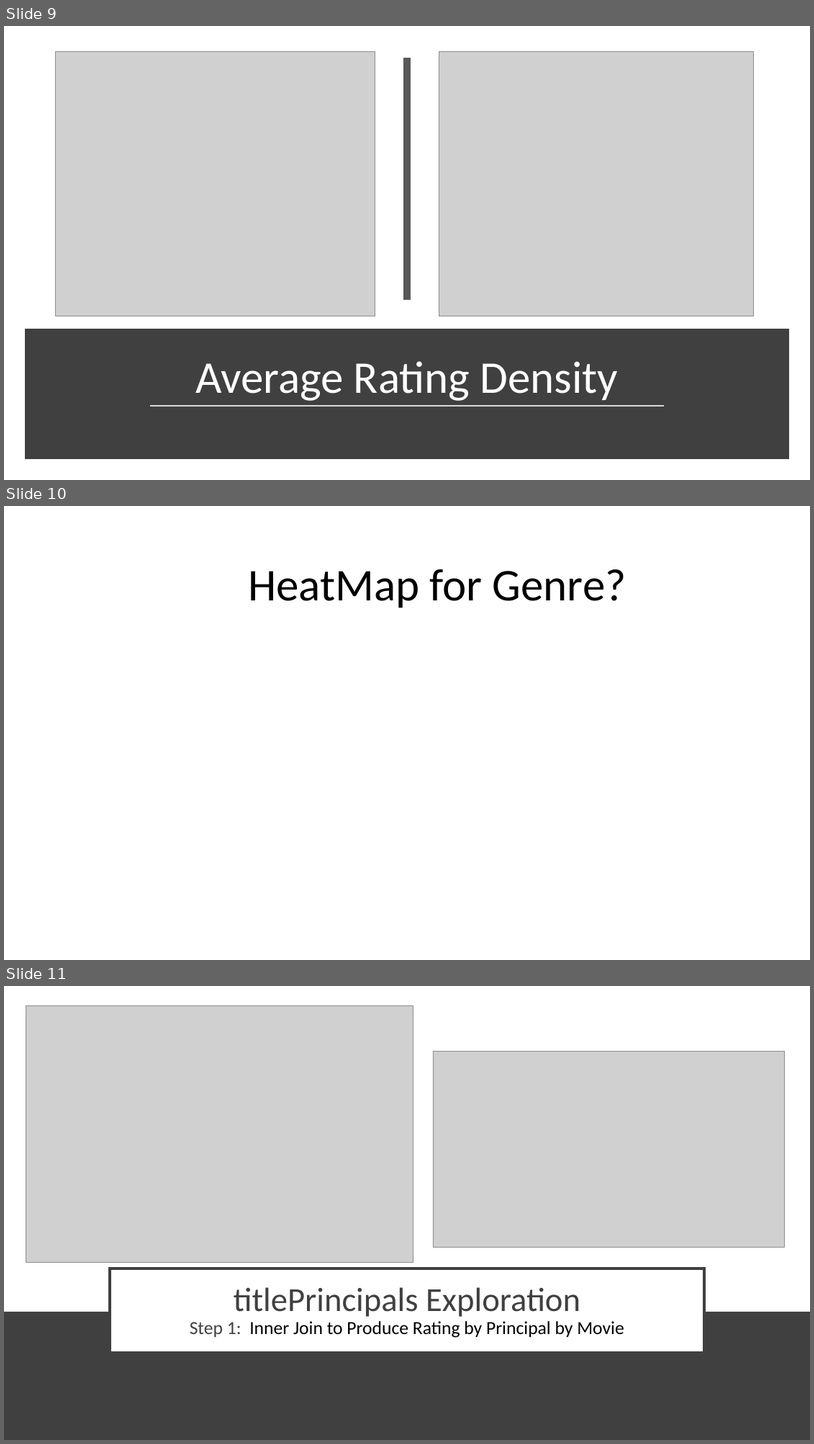
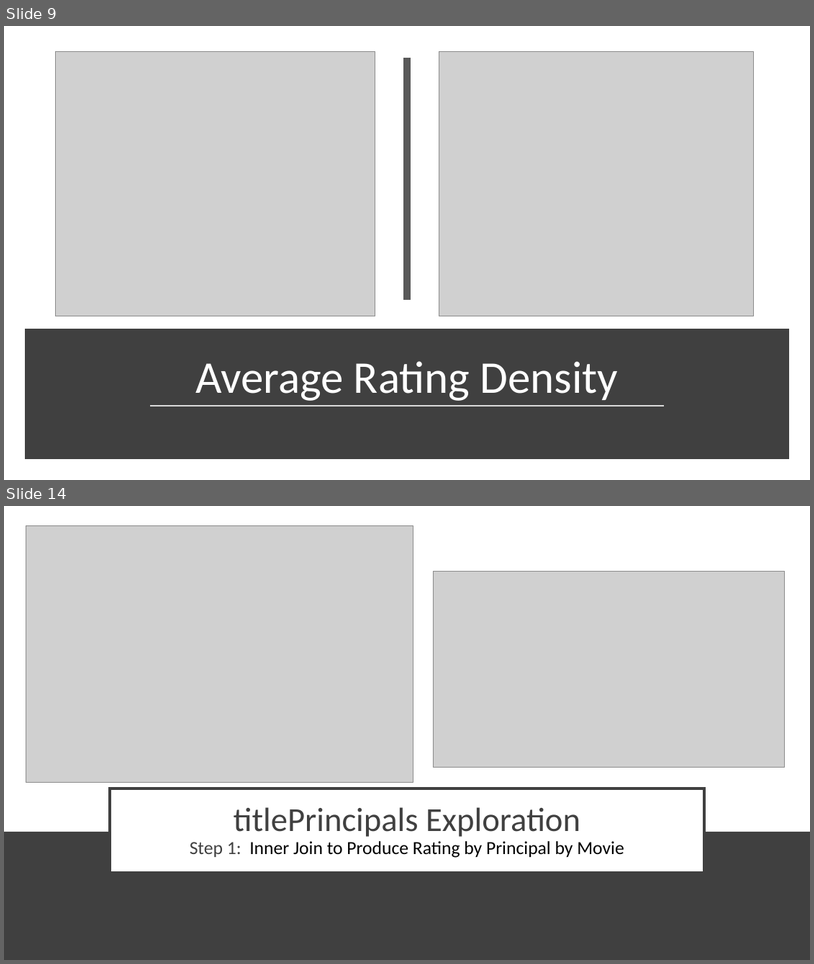
Before and after one commit to dniedermier-cscc/Scrum-Lords-Capstone-2018, a slide deck: Presentation/ScrumLords_Capstone.pptx. Shown one above the other, each under a label of ours: slides 9, 10 and 11 before the commit, slides 9 and 14 after it; the slides between them are not shown. The pictures are 814x1444 and 814x964 pixels, drawn with LibreOffice and Linux fonts; fonts in the diff are those of the drawing; grey boxes stand for pictures. Boxes give left, top, right and bottom in pixels: in the first picture for what was removed or moved away, otherwise in the second. Text is boxed around its words. In the diff, an @@ line names an element or a change of style, - is before the commit and + after.

```diff
--- a/Presentation/ScrumLords_Capstone.pptx
+++ b/Presentation/ScrumLords_Capstone.pptx
@@ slide 10 removed at (4,506,810,960), background #FFFFFF @@
@@ text removed at (248,569,627,608) @@
-HeatMap for Genre?
@@ what was slide 11 is now slide 14 @@
```
Also in this commit, not shown: 9 slides changed, 5 slides added, 1 other file.
